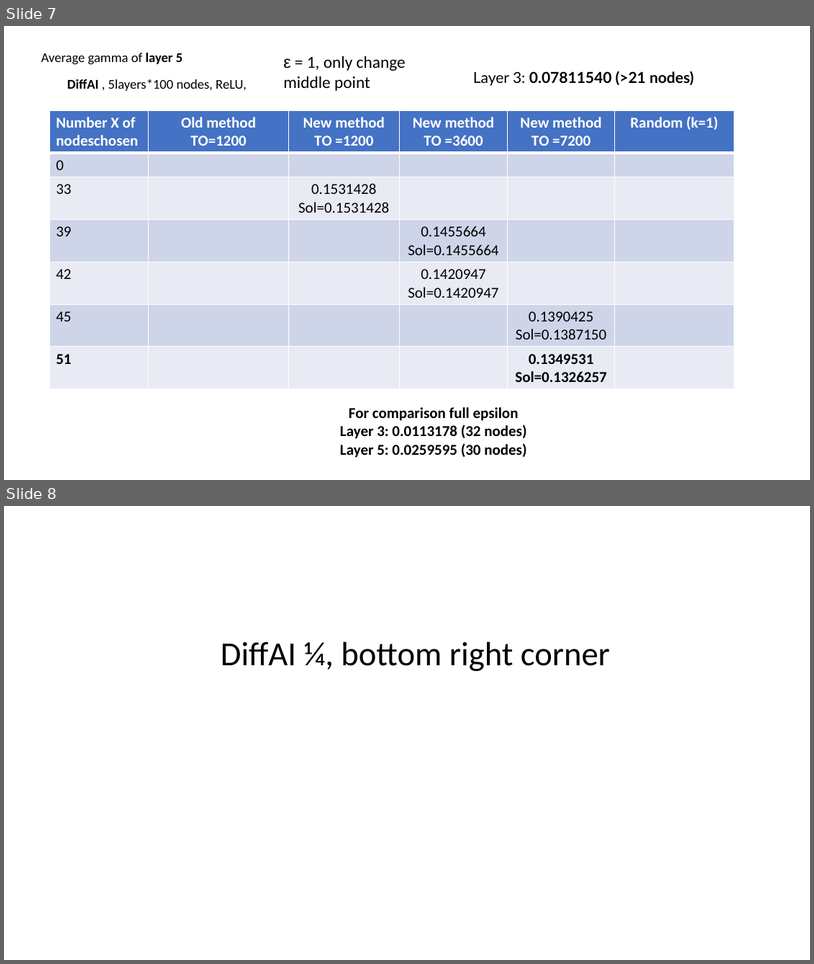
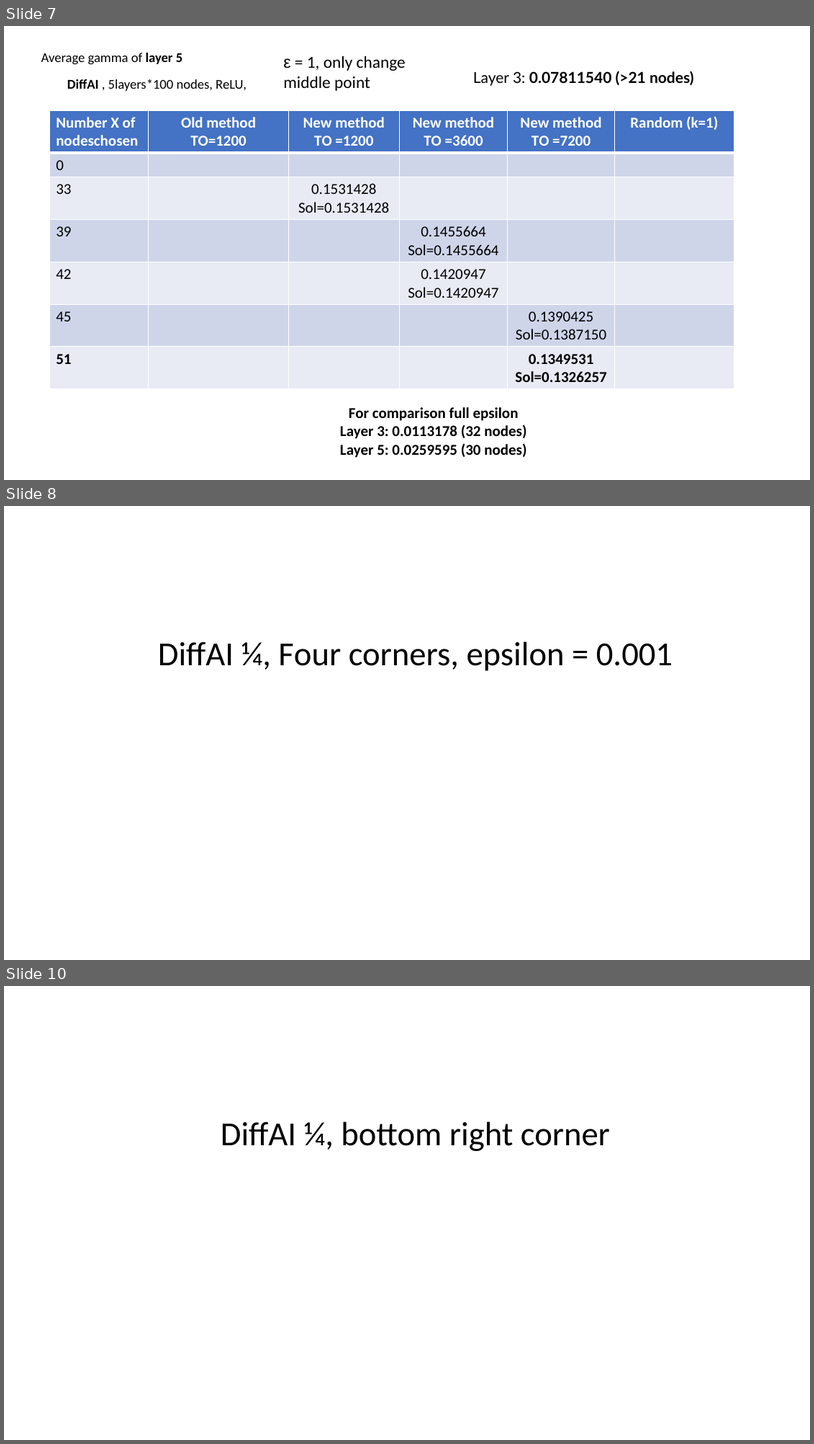
Before and after one commit to blaisegenest/vericompensate, a slide deck: lipschitz/Test.pptx. Shown one above the other, each under a label of ours: slides 7 and 8 before the commit, slides 7, 8 and 10 after it; the slides between them are not shown. The pictures are 814x964 and 814x1444 pixels, drawn with LibreOffice and Linux fonts; fonts in the diff are those of the drawing. Boxes give left, top, right and bottom in pixels: in the first picture for what was removed or moved away, otherwise in the second. Text is boxed around its words. In the diff, an @@ line names an element or a change of style, - is before the commit and + after.

```diff
--- a/lipschitz/Test.pptx
+++ b/lipschitz/Test.pptx
@@ slide 8 added at box(4, 506, 810, 960), background #FFFFFF @@
@@ text added at box(158, 641, 673, 671), 40 pt, text #000000 @@
+DiffAI ¼, Four corners, epsilon = 0.001
@@ what was slide 8 is now slide 10 @@
```
Also in this commit, not shown: 1 other slide added.
